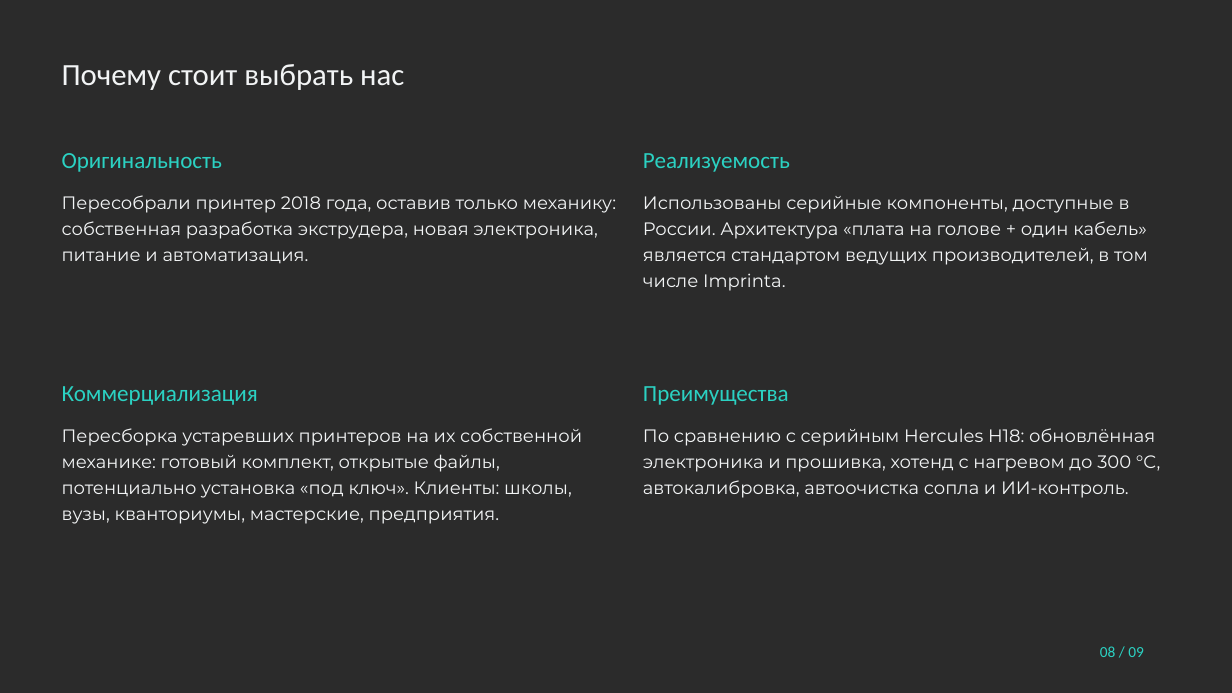
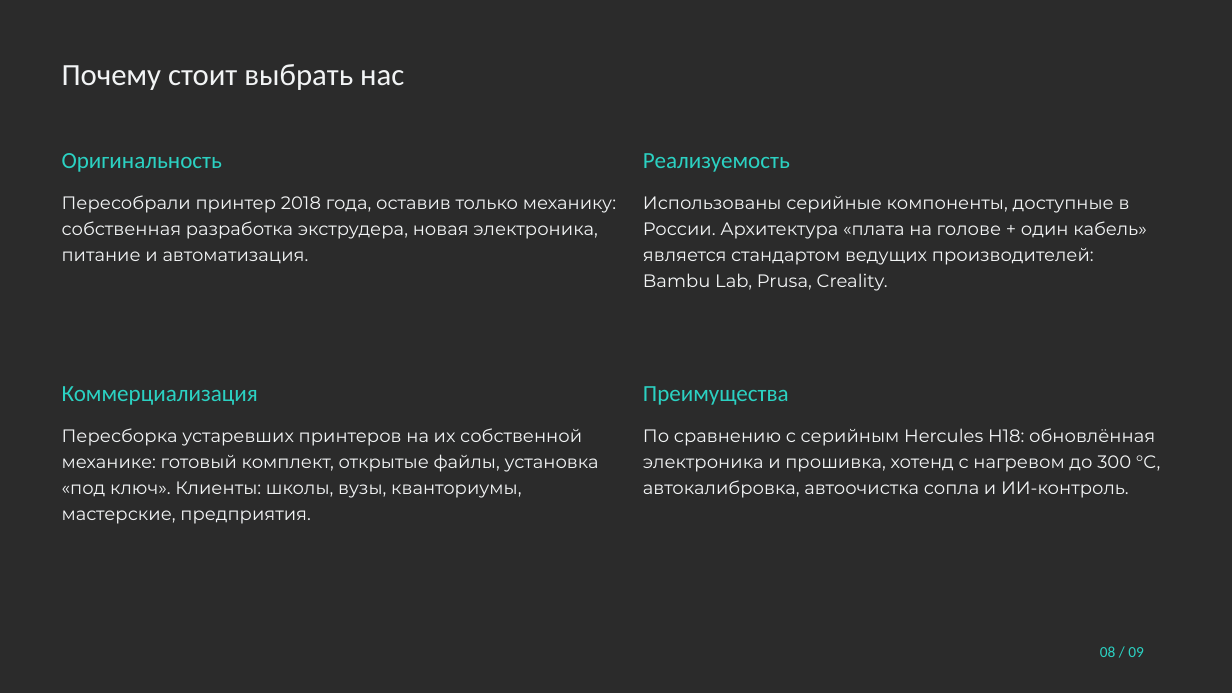
Before and after one commit to pmixay/3d-project, a slide deck: slide 8 of submission/Hefest_prezentaciya.pptx. Drawn at 1232x693 pixels with LibreOffice and Linux fonts; fonts in the diff are those of the drawing; background and template pictures are left out; a plain dark background stands for a picture behind light text. Boxes give left, top, right and bottom in pixels: in the first picture for what was removed or moved away, otherwise in the second. Text is boxed around its words. In the diff, an @@ line names an element or a change of style, - is before the commit and + after.

```diff
--- a/submission/Hefest_prezentaciya.pptx
+++ b/submission/Hefest_prezentaciya.pptx
@@ text at bbox=[643, 196, 1147, 291]: text changed @@
-Использованы серийные компоненты, доступные в России. Архитектура «плата на голове + один кабель» является стандартом ведущих производителей, в том числе Imprinta.
+Использованы серийные компоненты, доступные в России. Архитектура «плата на голове + один кабель» является стандартом ведущих производителей: Bambu Lab, Prusa, Creality.
@@ text at bbox=[62, 428, 599, 524]: text changed @@
-Пересборка устаревших принтеров на их собственной механике: готовый комплект, открытые файлы, потенциально установка «под ключ». Клиенты: школы, вузы, кванториумы, мастерские, предприятия.
+Пересборка устаревших принтеров на их собственной механике: готовый комплект, открытые файлы, установка «под ключ». Клиенты: школы, вузы, кванториумы, мастерские, предприятия.
```
Also in this commit, not shown: 4 other slides changed, 14 other files.
